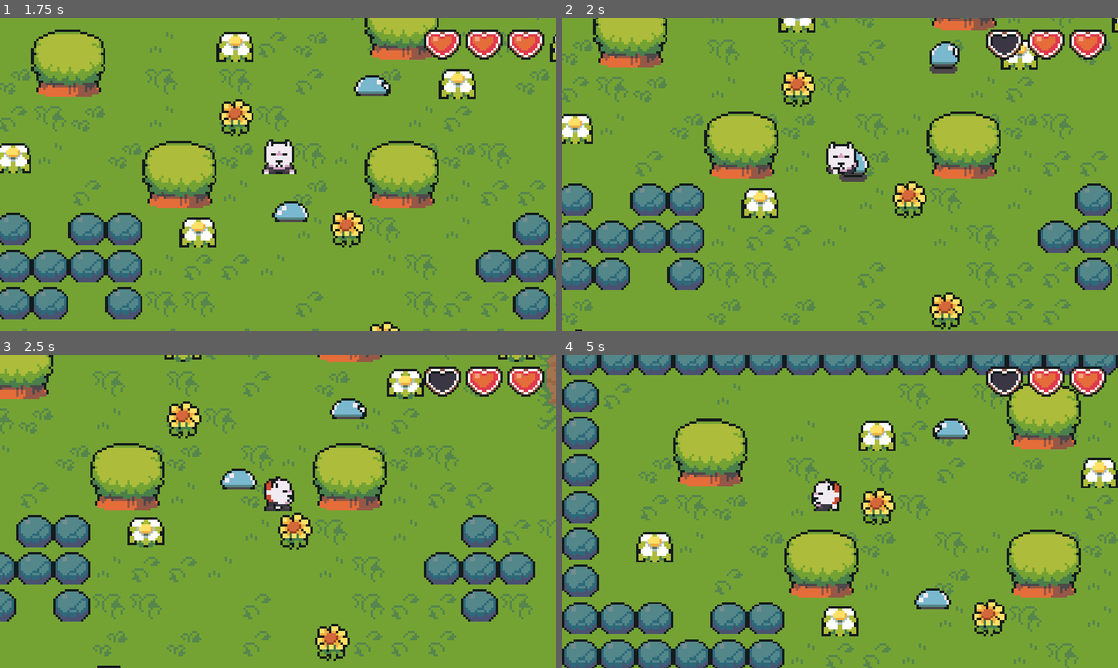
Above: before the commit, frames 1-4 (two rows, left to right).
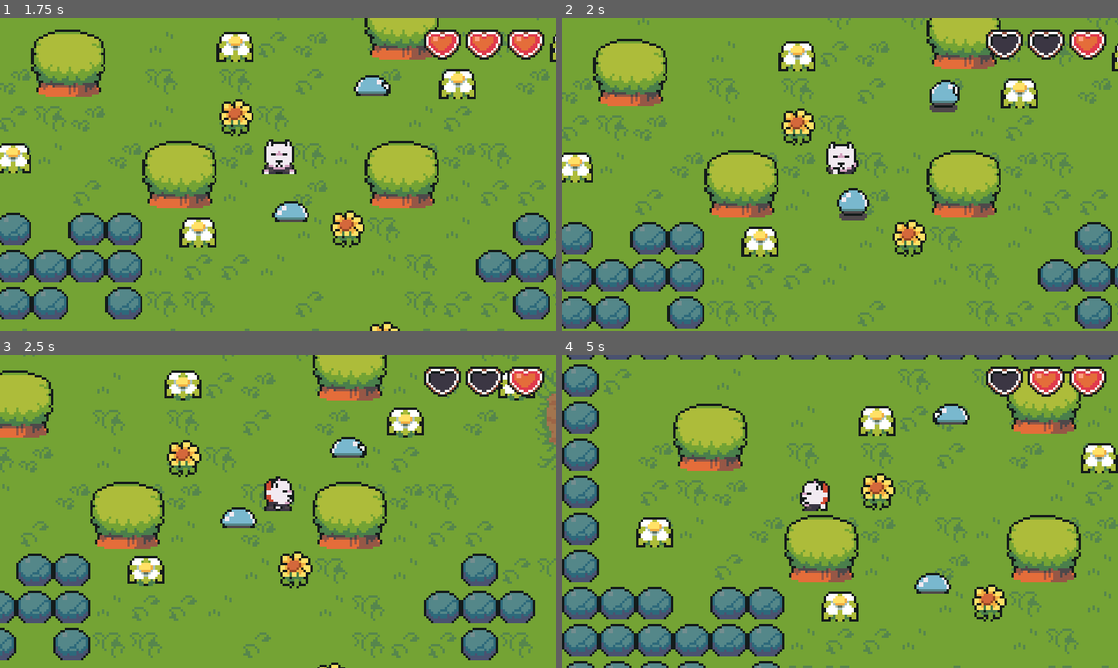
Above: after the commit, the same moments.

Repository: helderscrolls/magic-doggo
Game: Godot game, scene res://scenes/world.tscn
Same seed, same stepped clock (60 frames per second), same inputs: the game is played once before the commit and once after it.
Inputs:
- Up to frame 1 (1.75 s): hold Right (ui_right) 0.53-1.28 s; hold Down (ui_down) from 1.28 s (still down)
- Up to frame 2 (2 s): keep holding Down (ui_down)
- Up to frame 3 (2.5 s): release Down (ui_down) at 2.03 s; hold Right (ui_right) from 2.03 s (still down)
- Up to frame 4 (5 s): release Right (ui_right) at 2.78 s; hold Up (ui_up) 2.78-3.53 s; hold Left (ui_left) from 3.53 s (still down)

Frame 1 is identical in both runs. In frame 2, 34% of the frame differs, in the area x 0-100%, y 0-100%; in frame 3, 31%; in frame 4, 39%.

Commit message:
feat(player): add knockback when colliding with enemy

Diff:
--- a/scripts/player.gd
+++ b/scripts/player.gd
@@ -9,6 +9,8 @@
 
 @export var maxHealth = 3
 @onready var currentHealth: int = maxHealth
+
+@export var knockbackPower: int = 500
 
 func handleInput():
 	var moveDirection = Input.get_vector("ui_left", "ui_right", "ui_up", "ui_down")
@@ -34,7 +36,6 @@
 	for collisions in get_slide_collision_count():
 		var collision = get_slide_collision(collisions)
 		var collider = collision.get_collider()
-		print_debug(collider.name)
 
 func _physics_process(delta: float) -> void:
 	handleInput()
@@ -50,3 +51,13 @@
 			currentHealth = maxHealth
 
 		healthChanged.emit(currentHealth)
+		knockback(area.get_parent().velocity)
+
+func knockback(enemyVelocity: Vector2):
+	var knockbackDirection = (enemyVelocity - velocity).normalized() * knockbackPower
+	velocity = knockbackDirection
+	print_debug('VELOCITY: ', velocity)
+	print_debug('POS BEFORE: ', position)
+
+	move_and_slide()
+	print_debug('POS AFTER: ', position)
